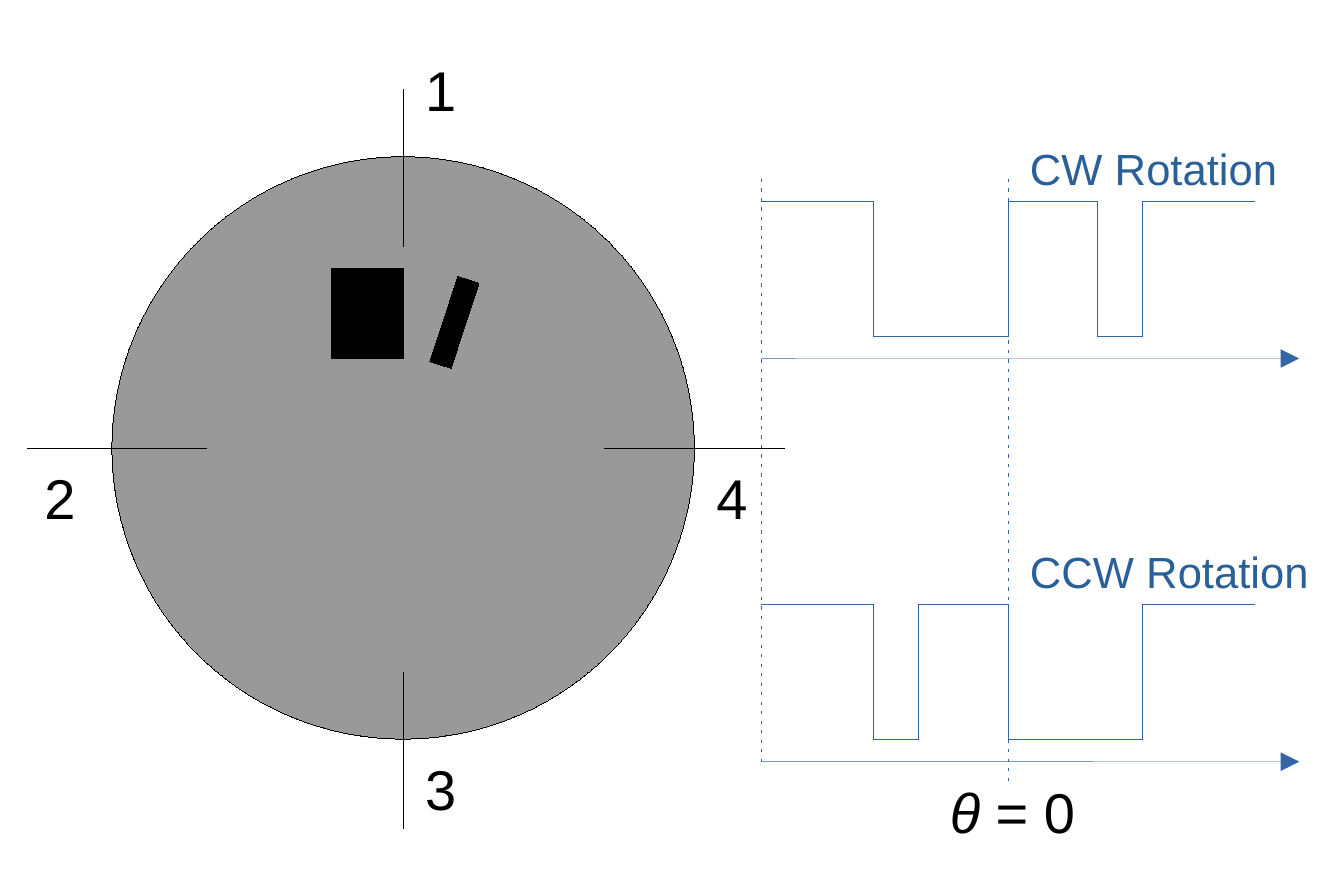
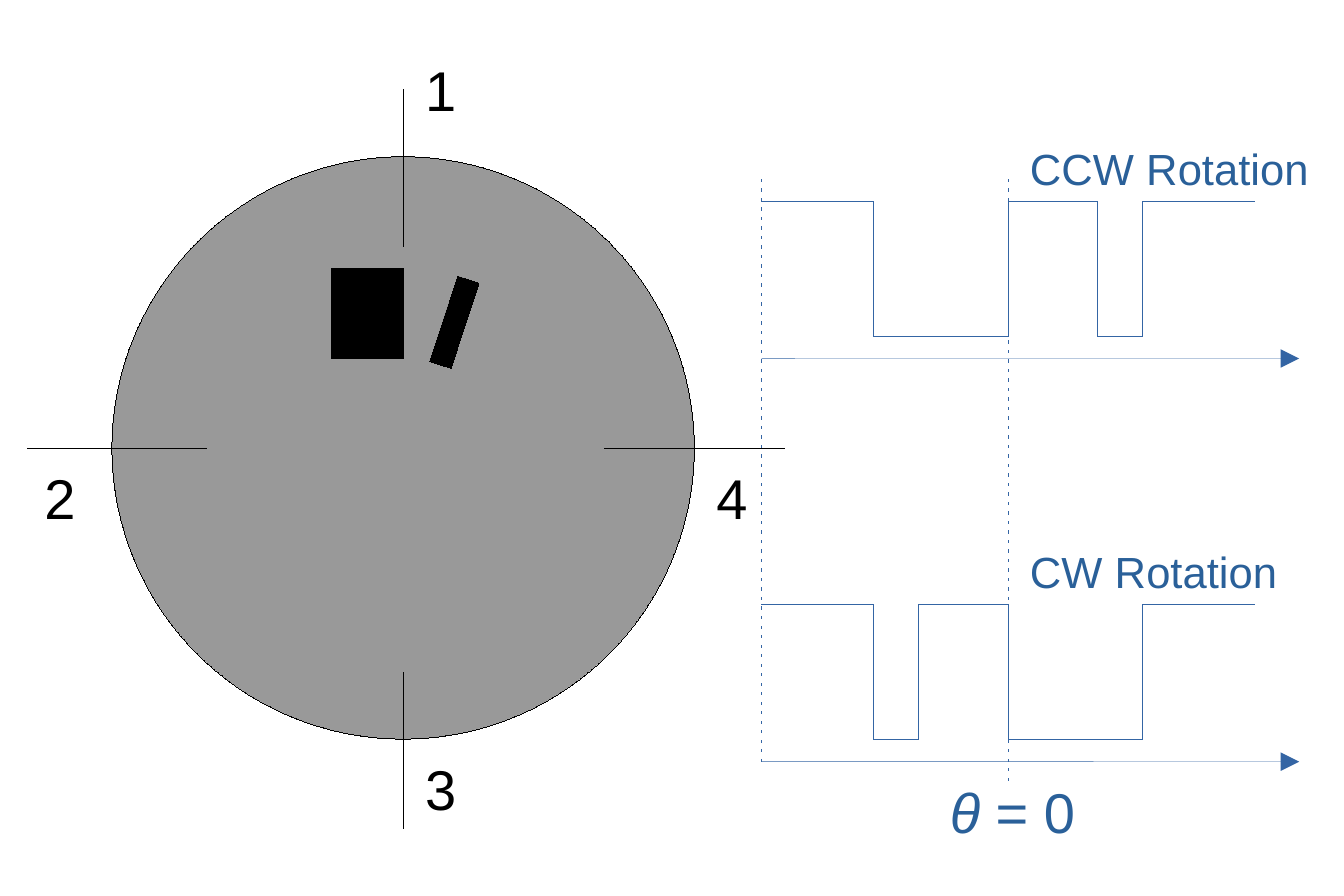
Before and after one commit to chmarti1/ion_exp12, a slide deck: slide 1 of docs/figures/diagrams.odp. Drawn at 1344x896 pixels with LibreOffice and Linux fonts; fonts in the diff are those of the drawing. Boxes give left, top, right and bottom in pixels: in the first picture for what was removed or moved away, otherwise in the second. Text is boxed around its words. In the diff, an @@ line names an element or a change of style, - is before the commit and + after.

```diff
--- a/docs/figures/diagrams.odp
+++ b/docs/figures/diagrams.odp
@@ text at [1030, 153, 1308, 186]: text changed @@
-CW Rotation
+CCW Rotation
@@ text at [1030, 556, 1277, 589]: text changed @@
-CCW Rotation
+CW Rotation
@@ text "θ = 0" at [950, 792, 1075, 834]: text colour #000000 to #2A6099 @@
```
Also in this commit, not shown: 5 other files.
